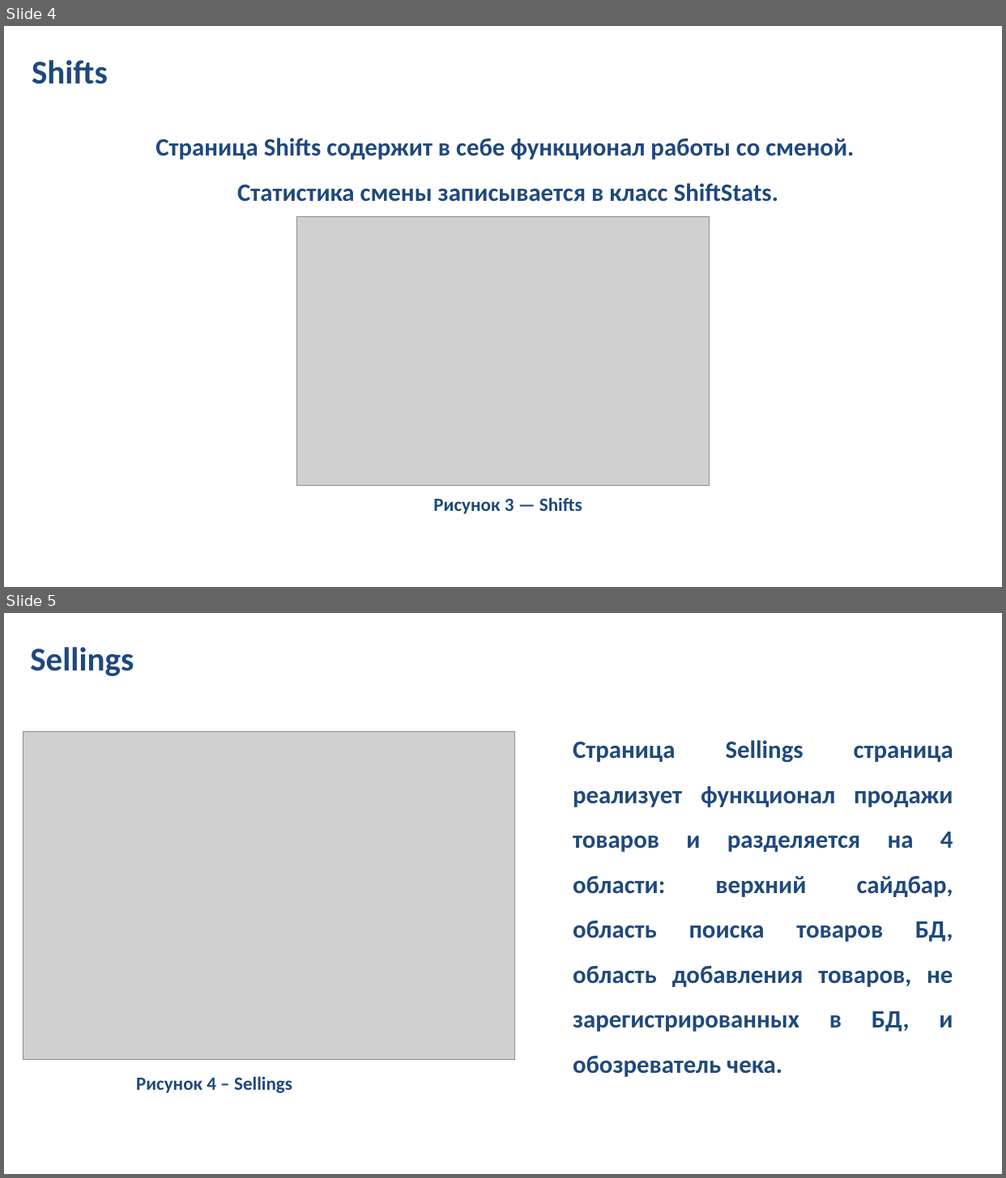
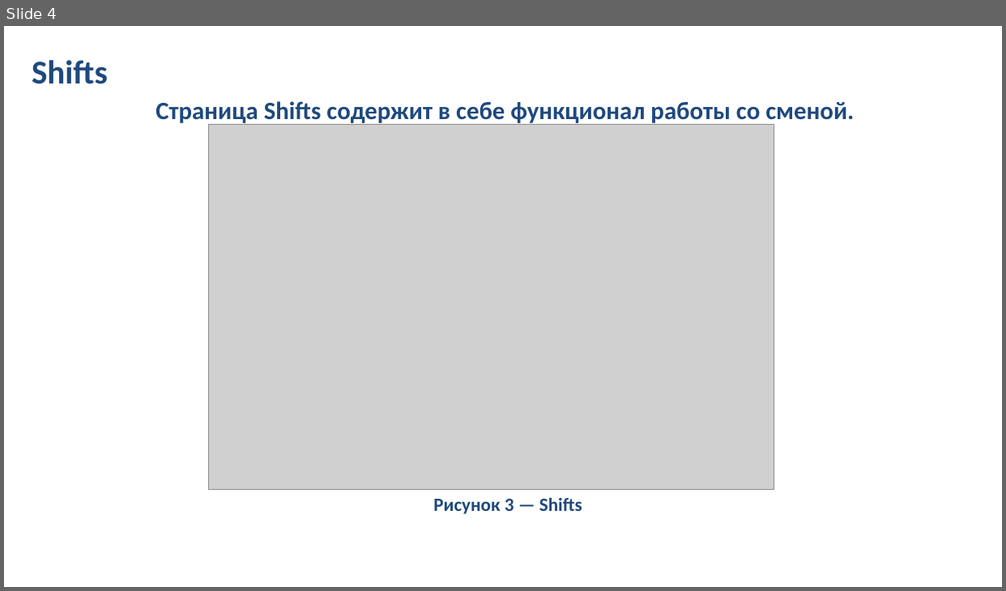
Before and after one commit to Romedov/Industrial-practice, a slide deck: PractProject 4-1/Портянка 1/prezentatsia_1_praktika.pptx. Shown one above the other, each under a label of ours: slides 4 and 5 before the commit, slide 4 after it. The pictures are 1006x1178 and 1006x591 pixels, drawn with LibreOffice and Linux fonts; fonts in the diff are those of the drawing; grey boxes stand for pictures; background and template pictures are left out. Boxes give left, top, right and bottom in pixels: in the first picture for what was removed or moved away, otherwise in the second. Text is boxed around its words. In the diff, an @@ line names an element or a change of style, - is before the commit and + after.

```diff
--- a/PractProject 4-1/Портянка 1/prezentatsia_1_praktika.pptx
+++ b/PractProject 4-1/Портянка 1/prezentatsia_1_praktika.pptx
@@ slide 5 removed at (4,613,1002,1174), background #FFFFFF @@
@@ text removed at (30,647,134,676) @@
-Sellings
@@ picture removed at (23,731,515,1060) @@
@@ text removed at (573,740,953,1032) @@
-Страница Sellings страница реализует функционал продажи товаров и разделяется на 4 области: верхний сайдбар, область поиска товаров БД, область добавления товаров, не зарегистрированных в БД, и обозреватель чека.
@@ text removed at (136,1076,292,1093) @@
-Рисунок 4 – Sellings
@@ slide 4 changed as well @@
@@ text "Страница Shifts содержит в себе ...": place and size @@
-text "Страница Shifts содержит в себе ..." at (155,138,854,202)
+text "Страница Shifts содержит в себе ..." at (155,101,854,126)
@@ picture: place and size @@
-picture at (297,217,710,486)
+picture at (208,124,774,490)
@@ text at (237,183,778,202): paragraph removed @@
-Статистика смены записывается в класс ShiftStats.
```
Also in this commit, not shown: 4 other slides changed, 2 slides added.
